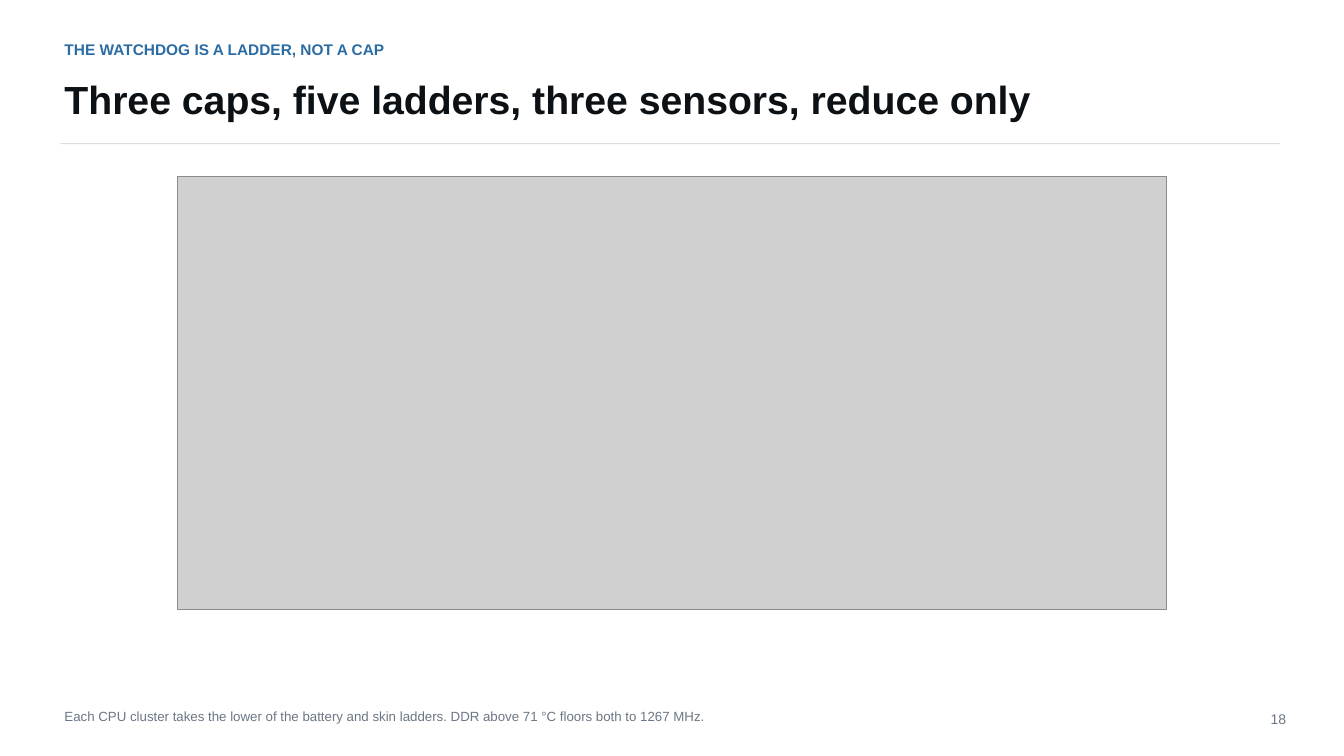
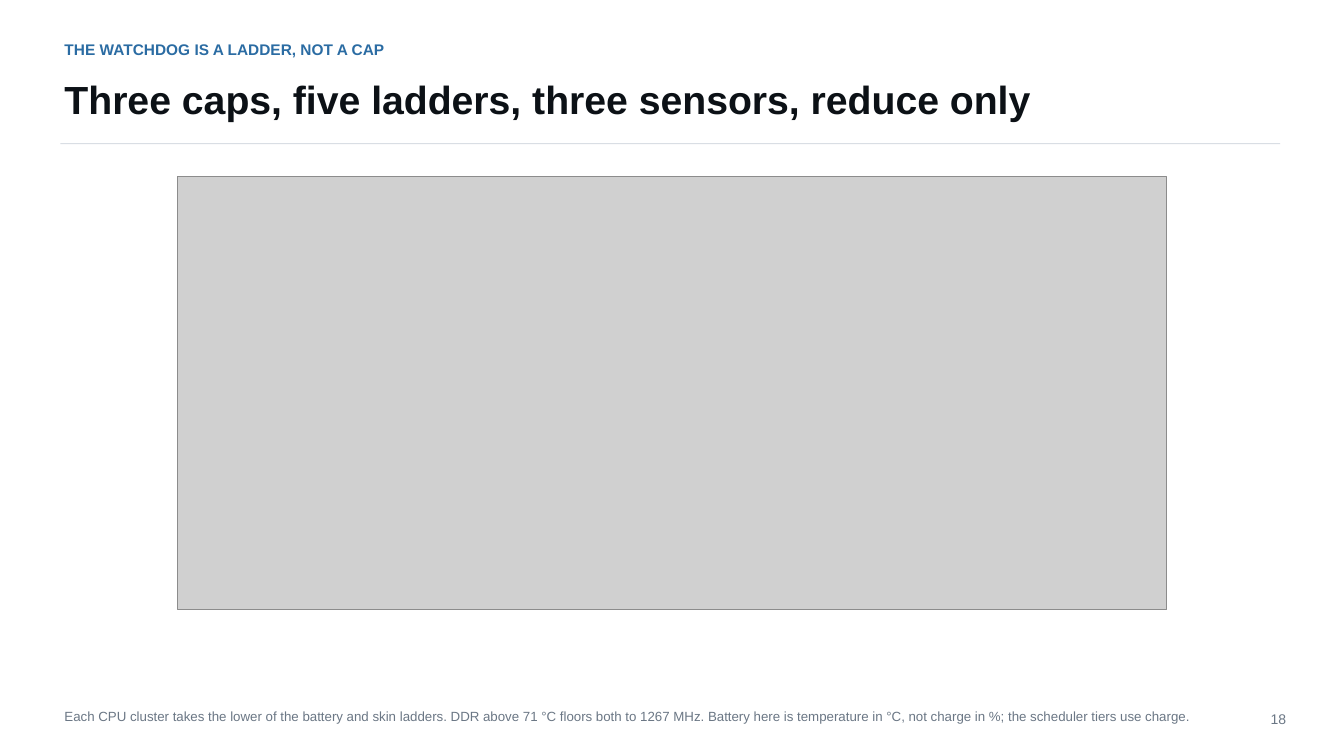
Before and after one commit to Romyull-Islam/EndurKV, a slide deck: slide 18 of muKV_full_deck.pptx. Drawn at 1344x756 pixels with LibreOffice and Linux fonts; fonts in the diff are those of the drawing; grey boxes stand for pictures. Boxes give left, top, right and bottom in pixels: in the first picture for what was removed or moved away, otherwise in the second. Text is boxed around its words. In the diff, an @@ line names an element or a change of style, - is before the commit and + after.

```diff
--- a/muKV_full_deck.pptx
+++ b/muKV_full_deck.pptx
@@ text at [64,711,1189,724]: text changed @@
-Each CPU cluster takes the lower of the battery and skin ladders. DDR above 71 °C floors both to 1267 MHz.
+Each CPU cluster takes the lower of the battery and skin ladders. DDR above 71 °C floors both to 1267 MHz. Battery here is temperature in °C, not charge in %; the scheduler tiers use charge.
```
Also in this commit, not shown: 3 other slides changed, 7 other files.
